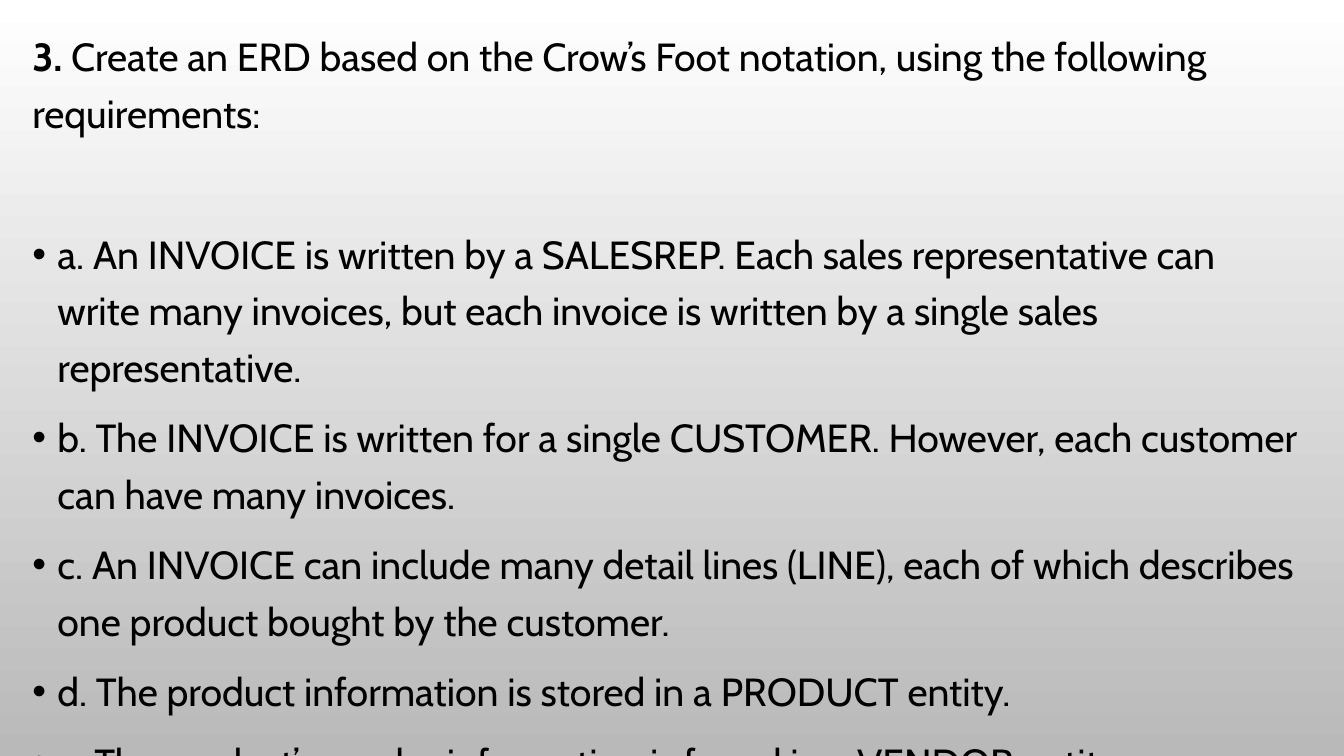
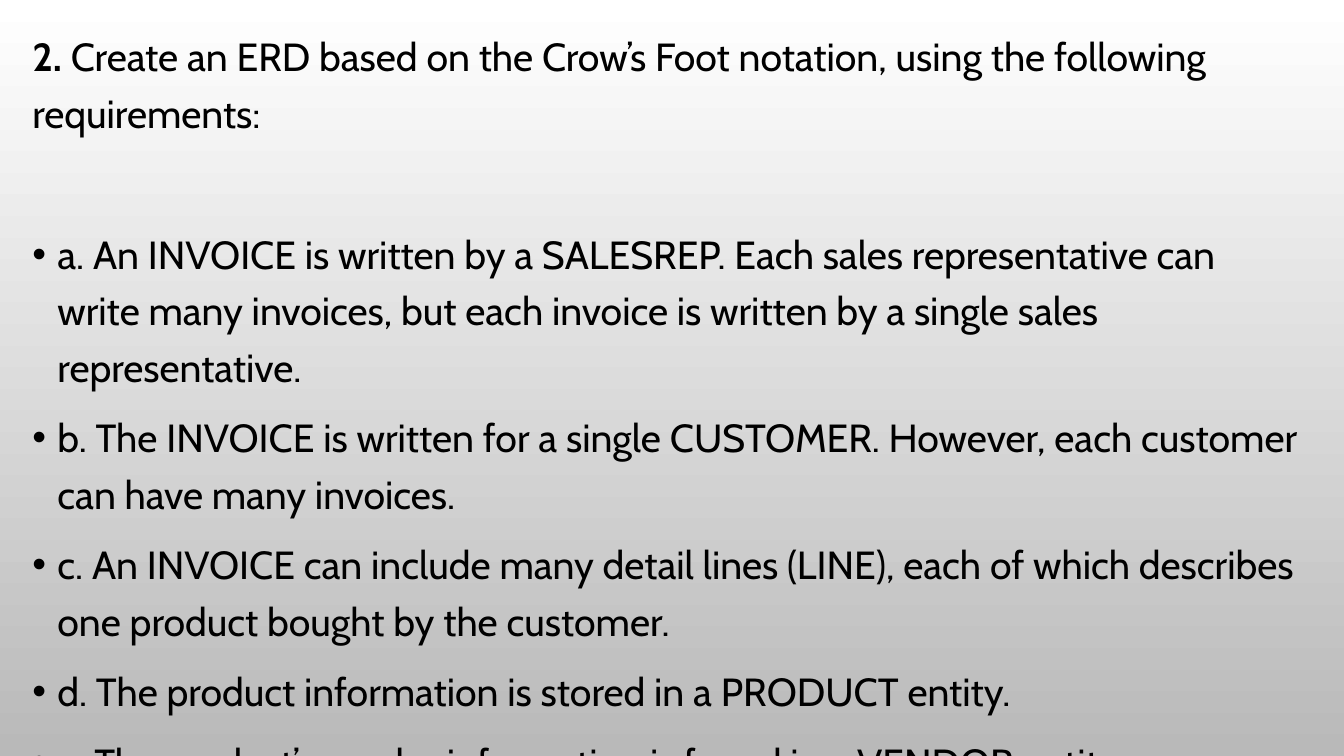
Before and after one commit to nashurgessa/DB-practices, a slide deck: slide 4 of Slides/L4.1 - Exercises of CF ERD.pptx. Drawn at 1344x756 pixels with LibreOffice and Linux fonts; fonts in the diff are those of the drawing. Boxes give left, top, right and bottom in pixels: in the first picture for what was removed or moved away, otherwise in the second. Text is boxed around its words. In the diff, an @@ line names an element or a change of style, - is before the commit and + after.

```diff
--- a/Slides/L4.1 - Exercises of CF ERD.pptx
+++ b/Slides/L4.1 - Exercises of CF ERD.pptx
@@ text at (x1=32, y1=41, x2=1206, y2=137): text changed @@
-3. Create an ERD based on the Crow’s Foot notation, using the following requirements:
+2. Create an ERD based on the Crow’s Foot notation, using the following requirements:
```
Also in this commit, not shown: 1 other slide changed, 1 other file.
